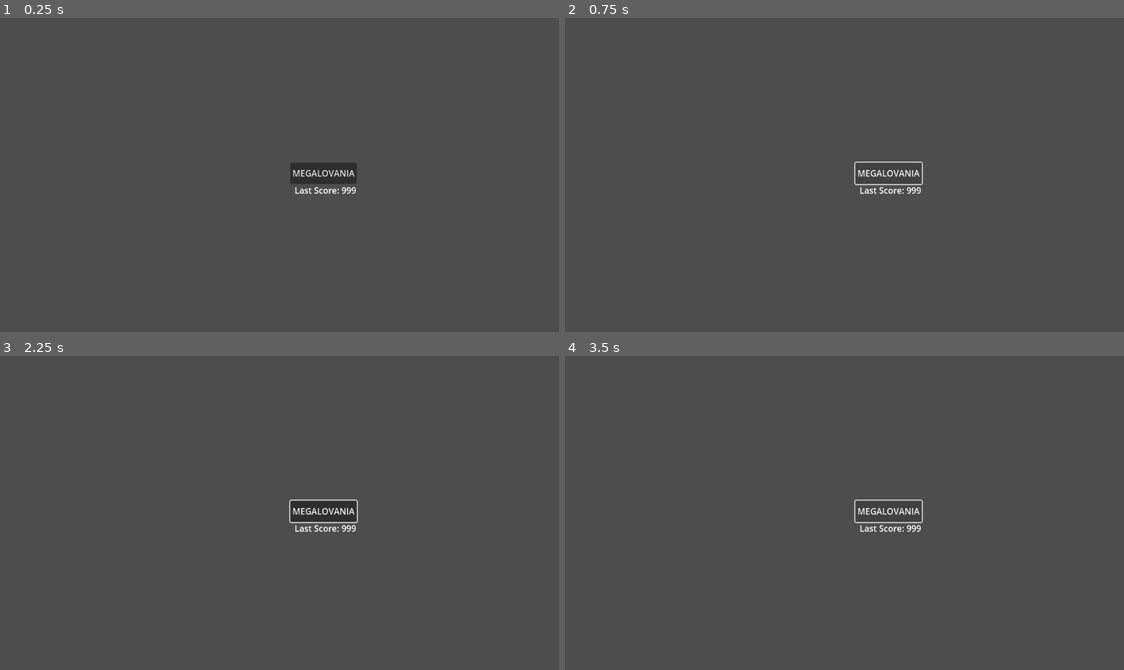
Above: before the commit, frames 1-4 (two rows, left to right).
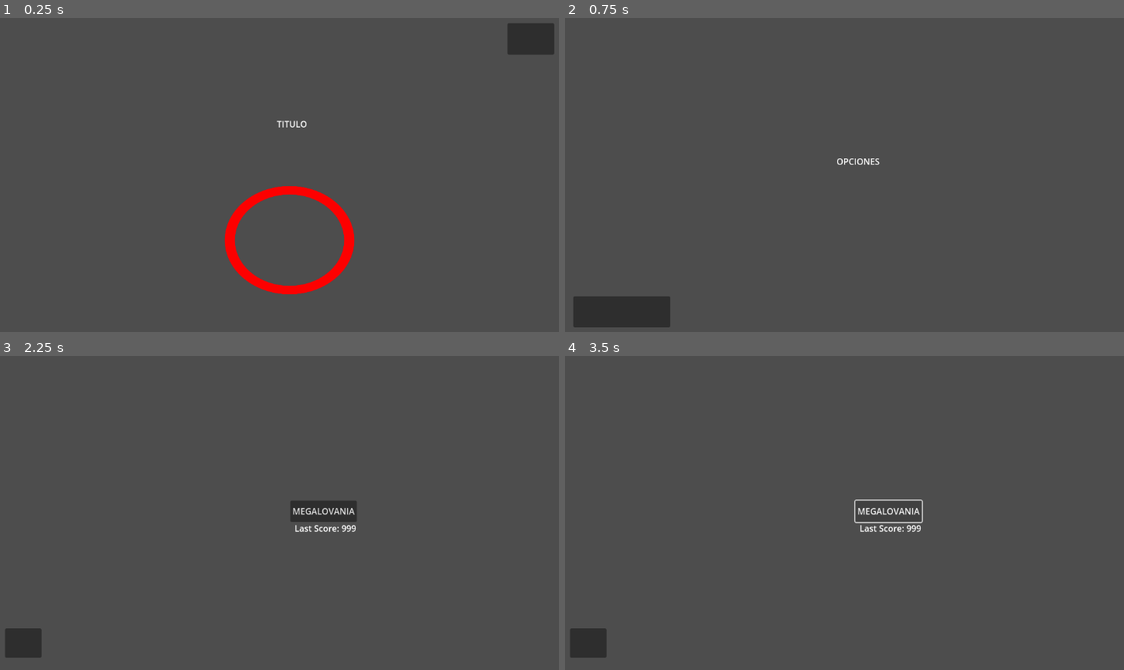
Above: after the commit, the same moments.

Repository: Migram05/ConJamOn25
Game: Godot game, scene res://Scenes/Levels/Game.tscn
Two runs of this game, one before a commit and one after it. Both use one fixed random seed, a clock stepped at 60 frames per second and the inputs below. Before the commit the project starts from res://Scenes/Levels/LVL_songSelector.tscn.
Inputs (mouse positions are in pixels of both pictures, inside the frame that each line leads up to; where the layout moved, square brackets give the same spot in the first picture):
- Up to frame 1 (0.25 s): no input
- Up to frame 2 (0.75 s): click (1096, 39) [889, 171] at 0.5 s
- Up to frame 3 (2.25 s): click (55, 651) [324, 509] at 1.25 s; click (290, 578) at 2.02 s
- Up to frame 4 (3.5 s): click "MEGALOVANIA" at 2.75 s

The runs differ from the first frame. In frame 1, 3.6% of the frame differs, in the area x 40-100%, y 1-88%; in frame 2, 2.2%; in frame 3, 0.7%; in frame 4, 0.6%.

Commit message:
SceneManager

Diff:
--- /dev/null
+++ b/Scenes/Levels/Game.tscn
@@ -0,0 +1,3 @@
+[gd_scene format=3 uid="uid://bntwu0c6dm6hs"]
+
+[node name="Game" type="Node"]
--- a/Scenes/Levels/LVL_songSelector.tscn
+++ /dev/null
@@ -1,14 +0,0 @@
-[gd_scene load_steps=3 format=3 uid="uid://dmacn54cnpjq3"]
-
-[ext_resource type="Script" uid="uid://cukdhx8dn5s18" path="res://Scripts/song_loader.gd" id="1_x7p8l"]
-[ext_resource type="PackedScene" uid="uid://bvy8ymvq7op" path="res://Scenes/Objects/lab_plant.tscn" id="2_pqip5"]
-
-[node name="LevelNode" type="Node2D"]
-
-[node name="SongManager" type="Node" parent="."]
-unique_name_in_owner = true
-script = ExtResource("1_x7p8l")
-plantLevelClass = ExtResource("2_pqip5")
-levelsDirectory = "res://Songs/"
-
-[node name="Camera2D" type="Camera2D" parent="."]
--- /dev/null
+++ b/Scenes/Levels/LabMenu.tscn
@@ -0,0 +1,24 @@
+[gd_scene load_steps=4 format=3 uid="uid://dmacn54cnpjq3"]
+
+[ext_resource type="Script" uid="uid://ku0a7675psxn" path="res://Scripts/lab_menu.gd" id="1_is7h6"]
+[ext_resource type="Script" uid="uid://cukdhx8dn5s18" path="res://Scripts/song_loader.gd" id="1_tsnl6"]
+[ext_resource type="PackedScene" uid="uid://bvy8ymvq7op" path="res://Scenes/Objects/lab_plant.tscn" id="2_is7h6"]
+
+[node name="LabMenu" type="Node2D"]
+script = ExtResource("1_is7h6")
+
+[node name="SongManager" type="Node" parent="."]
+unique_name_in_owner = true
+script = ExtResource("1_tsnl6")
+plantLevelClass = ExtResource("2_is7h6")
+levelsDirectory = "res://Songs/"
+
+[node name="Camera2D" type="Camera2D" parent="."]
+
+[node name="Button" type="Button" parent="."]
+offset_left = -532.0
+offset_top = 239.0
+offset_right = -464.0
+offset_bottom = 294.0
+
+[connection signal="button_up" from="Button" to="." method="GoBackToMenu"]
--- /dev/null
+++ b/Scenes/Menus/MainMenu.tscn
@@ -0,0 +1,39 @@
+[gd_scene load_steps=4 format=3 uid="uid://safdpstmcfuw"]
+
+[ext_resource type="Texture2D" uid="uid://cnrfck7a51drj" path="res://Assets/Sprites/RedCircle.png" id="1_b42ut"]
+[ext_resource type="Script" uid="uid://cawequgkyd2oo" path="res://Scripts/main_menu.gd" id="1_hqtmt"]
+[ext_resource type="Texture2D" uid="uid://dprwm3b6ns53j" path="res://Assets/Sprites/EmptyCircle.png" id="2_hqtmt"]
+
+[node name="MainMenu" type="Node2D"]
+script = ExtResource("1_hqtmt")
+
+[node name="Camera2D" type="Camera2D" parent="."]
+
+[node name="TextureButton" type="TextureButton" parent="."]
+offset_left = -128.0
+offset_top = 39.0
+offset_right = 125.0
+offset_bottom = 251.0
+texture_normal = ExtResource("1_b42ut")
+texture_pressed = ExtResource("2_hqtmt")
+ignore_texture_size = true
+stretch_mode = 0
+
+[node name="Label" type="Label" parent="."]
+offset_left = -50.0
+offset_top = -99.0
+offset_right = 57.0
+offset_bottom = -46.0
+size_flags_stretch_ratio = 0.0
+text = "TITULO"
+horizontal_alignment = 1
+vertical_alignment = 1
+
+[node name="Button" type="Button" parent="."]
+offset_left = 405.0
+offset_top = -261.0
+offset_right = 492.0
+offset_bottom = -202.0
+
+[connection signal="button_up" from="TextureButton" to="." method="GoToLab"]
+[connection signal="button_up" from="Button" to="." method="GoToOptions"]
--- /dev/null
+++ b/Scenes/Menus/Options.tscn
@@ -0,0 +1,23 @@
+[gd_scene load_steps=2 format=3 uid="uid://6nuqkgftmk54"]
+
+[ext_resource type="Script" uid="uid://bntg7x3dkttay" path="res://Scripts/options.gd" id="1_m4ch3"]
+
+[node name="Options" type="Node"]
+script = ExtResource("1_m4ch3")
+
+[node name="Camera2D" type="Camera2D" parent="."]
+
+[node name="Label" type="Label" parent="."]
+offset_left = -35.0
+offset_top = -14.0
+offset_right = 46.0
+offset_bottom = 9.0
+text = "OPCIONES"
+
+[node name="Button" type="Button" parent="."]
+offset_left = -526.0
+offset_top = 250.0
+offset_right = -345.0
+offset_bottom = 308.0
+
+[connection signal="button_up" from="Button" to="." method="GoBackToMenu"]
--- /dev/null
+++ b/Scenes/Objects/SceneManager.tscn
@@ -0,0 +1,6 @@
+[gd_scene load_steps=2 format=3 uid="uid://b6py0f8bs700"]
+
+[ext_resource type="Script" uid="uid://bkn0hi4o6fkpn" path="res://Scripts/SceneManager.gd" id="1_25ysk"]
+
+[node name="SceneManager" type="Node"]
+script = ExtResource("1_25ysk")
--- /dev/null
+++ b/Scripts/SceneManager.gd
@@ -0,0 +1,47 @@
+extends Node
+
+var allScenes = [preload("res://Scenes/Menus/MainMenu.tscn"),
+				preload("res://Scenes/Menus/Options.tscn"),
+				preload("res://Scenes/Levels/LabMenu.tscn")]
+enum _SCENES_{
+	MAIN_MENU,
+	OPTIONS,
+	LAB_MENU,
+	SELECTION_MENU,
+	GAME_LEVEL,
+	SCORE_SCENE
+	}
+var _currSceneID : _SCENES_ = _SCENES_.MAIN_MENU
+
+class InGameScene:
+	var _type : _SCENES_;
+	var _name : String;
+	var _sceneNode : Node;
+var _currSceneInGame : InGameScene = null;
+
+# Called when the node enters the scene tree for the first time.
+func _ready() -> void:
+	loadScene(SceneManager._SCENES_.MAIN_MENU)
+
+func loadScene(_nextSceneID : _SCENES_) -> int:
+	if(_nextSceneID >= allScenes.size() || !allScenes[_nextSceneID].can_instantiate()):
+		return -1;
+	if(_currSceneInGame != null):
+		_currSceneInGame._sceneNode.queue_free()
+		_currSceneInGame=null;
+
+	var newScene : Node = allScenes[_nextSceneID].instantiate();
+	if(newScene==null):
+		return -1;
+	_currSceneInGame = InGameScene.new();
+	_currSceneInGame._sceneNode = newScene;
+	_currSceneInGame._type = _nextSceneID;
+	_currSceneInGame._name = allScenes[_nextSceneID]._bundled["names"][0];
+
+	_currSceneID = _nextSceneID;
+	add_child(newScene);
+	return 0;
+
+# Called every frame. 'delta' is the elapsed time since the previous frame.
+func _process(delta: float) -> void:
+	pass
--- /dev/null
+++ b/Scripts/lab_menu.gd
@@ -0,0 +1,15 @@
+extends Node2D
+
+
+# Called when the node enters the scene tree for the first time.
+func _ready() -> void:
+	pass # Replace with function body.
+
+
+# Called every frame. 'delta' is the elapsed time since the previous frame.
+func _process(delta: float) -> void:
+	pass
+
+
+func GoBackToMenu() -> void:
+	SceneManager.loadScene(SceneManager._SCENES_.MAIN_MENU);
--- /dev/null
+++ b/Scripts/main_menu.gd
@@ -0,0 +1,19 @@
+extends Node2D
+
+
+# Called when the node enters the scene tree for the first time.
+func _ready() -> void:
+	pass # Replace with function body.
+
+
+# Called every frame. 'delta' is the elapsed time since the previous frame.
+func _process(delta: float) -> void:
+	pass
+
+
+func GoToLab() -> void:
+	SceneManager.loadScene(SceneManager._SCENES_.LAB_MENU);
+
+
+func GoToOptions() -> void:
+	SceneManager.loadScene(SceneManager._SCENES_.OPTIONS);
--- /dev/null
+++ b/Scripts/options.gd
@@ -0,0 +1,15 @@
+extends Node
+
+
+# Called when the node enters the scene tree for the first time.
+func _ready() -> void:
+	pass # Replace with function body.
+
+
+# Called every frame. 'delta' is the elapsed time since the previous frame.
+func _process(delta: float) -> void:
+	pass
+
+
+func GoBackToMenu() -> void:
+	SceneManager.loadScene(SceneManager._SCENES_.MAIN_MENU);
--- a/project.godot
+++ b/project.godot
@@ -11,6 +11,10 @@
 [application]
 
 config/name="ConJamOn25"
-run/main_scene="uid://dmacn54cnpjq3"
+run/main_scene="uid://bntwu0c6dm6hs"
 config/features=PackedStringArray("4.4", "Forward Plus")
 config/icon="res://icon.svg"
+
+[autoload]
+
+SceneManager="*res://Scripts/SceneManager.gd"
Not shown, added: Scripts/SceneManager.gd.uid
Not shown, added: Scripts/lab_menu.gd.uid
Not shown, added: Scripts/main_menu.gd.uid
Not shown, added: Scripts/options.gd.uid
